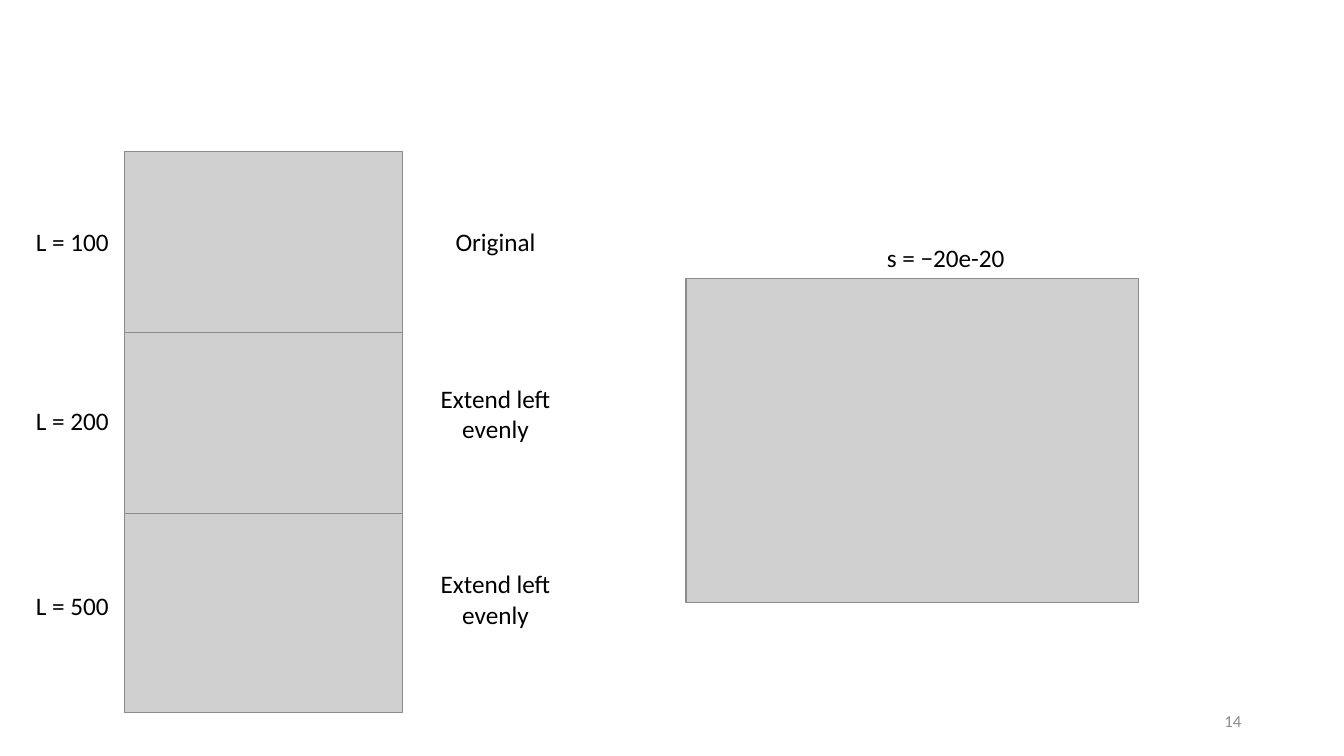
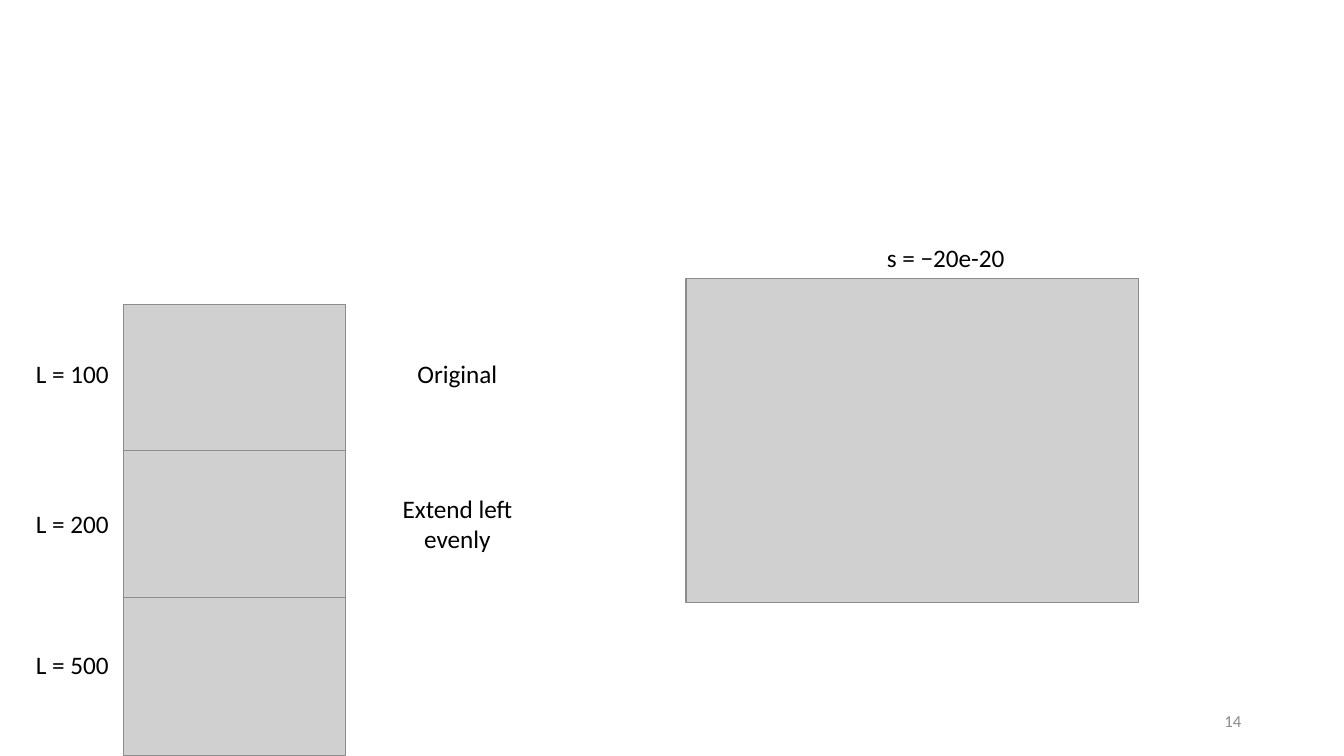
Before and after one commit to tyokokur/presentations, a slide deck: slide 14 of NAF.pptx. Drawn at 1344x756 pixels with LibreOffice and Linux fonts; fonts in the diff are those of the drawing; grey boxes stand for pictures; background and template pictures are left out. Boxes give left, top, right and bottom in pixels: in the first picture for what was removed or moved away, otherwise in the second. Text is boxed around its words. In the diff, an @@ line names an element or a change of style, - is before the commit and + after.

```diff
--- a/NAF.pptx
+++ b/NAF.pptx
@@ picture: place and size @@
-picture at [124,151,402,350]
+picture at [123,304,346,464]
@@ text "L = 100": place and size @@
-text "L = 100" at [36,234,108,251]
+text "L = 100" at [36,366,108,383]
@@ text "Original": place and size @@
-text "Original" at [456,233,536,256]
+text "Original" at [417,365,497,388]
@@ picture: place and size @@
-picture at [124,333,402,531]
+picture at [123,451,346,610]
@@ text "L = 200": place and size @@
-text "L = 200" at [36,413,108,430]
+text "L = 200" at [36,516,108,533]
@@ text "Extend left evenly": place and size @@
-text "Extend left evenly" at [441,390,551,442]
+text "Extend left evenly" at [403,500,513,552]
@@ picture: place and size @@
-picture at [124,513,402,712]
+picture at [123,597,346,756]
@@ text removed at [441,575,551,628] @@
-Extend left evenly
@@ text "L = 500": place and size @@
-text "L = 500" at [36,598,108,615]
+text "L = 500" at [36,657,108,674]
```
Also in this commit, not shown: 1 slide added.
